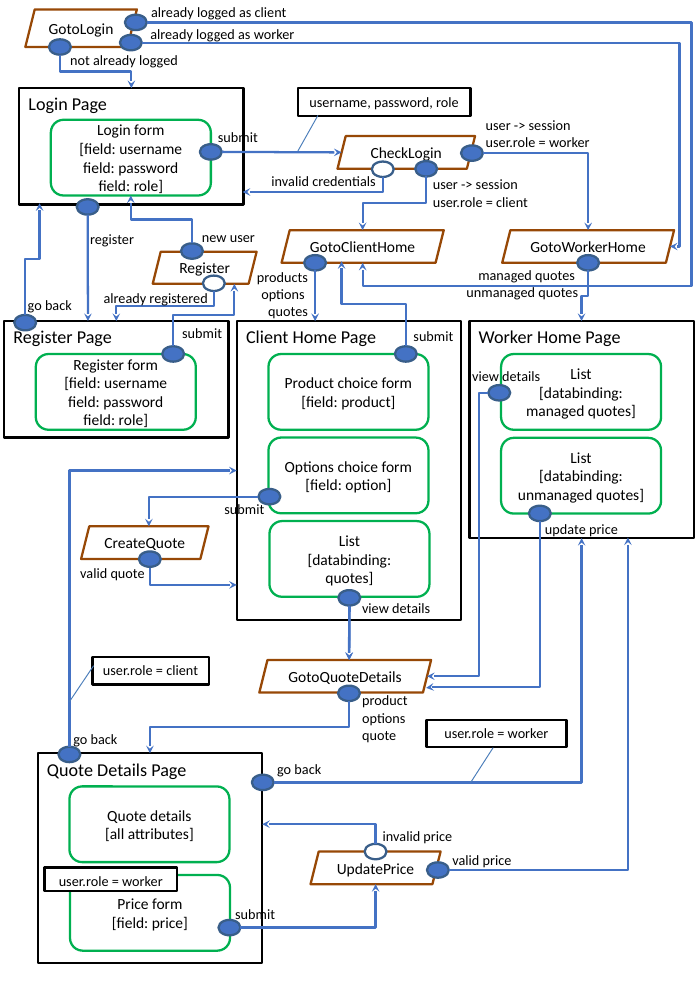
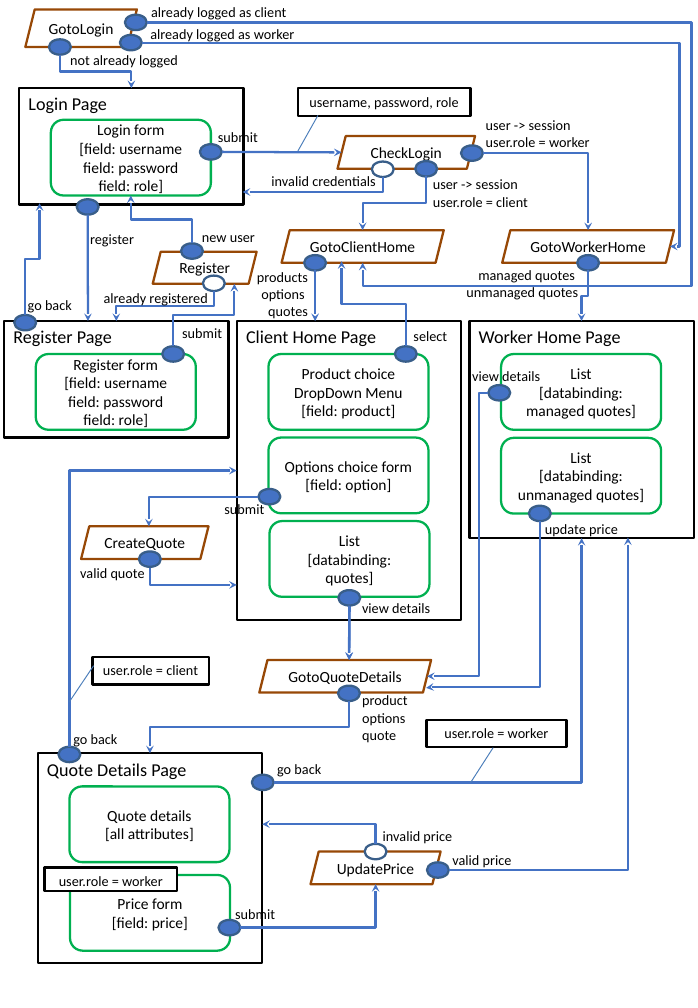
Before and after one commit to ManuMerlo/Web-App-Project-TIW-2022-Inghilleri-Merlo, a slide deck: slide 1 of documentation/PureHTML_files_drawio/ifml.pptx. Drawn at 698x1008 pixels with LibreOffice and Linux fonts; fonts in the diff are those of the drawing. Boxes give left, top, right and bottom in pixels: in the first picture for what was removed or moved away, otherwise in the second. Text is boxed around its words. In the diff, an @@ line names an element or a change of style, - is before the commit and + after.

```diff
--- a/documentation/PureHTML_files_drawio/ifml.pptx
+++ b/documentation/PureHTML_files_drawio/ifml.pptx
@@ text at <box>413,331,447,341</box>: text changed @@
-submit
+select
@@ text in rounded rectangle at <box>294,368,402,419</box>: text changed @@
-Product choice form
-[field: product]
+Product choice DropDown Menu
+[field: product]
```
Also in this commit, not shown: 3 other files.
